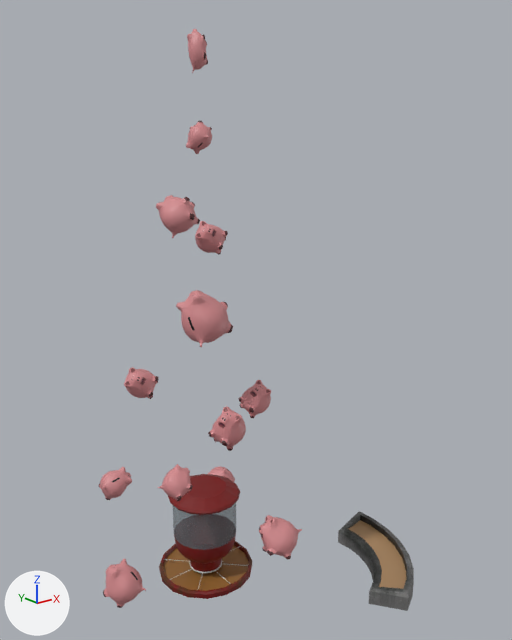
Before and after pictures for a commit that changed the OBJ model OpenGL/model/ufo/pigs.obj.
The view is the same before and after, from a camera (50 mm lens) standing at (-50.3, -74.7, 6.6) and looking at (9.8, 0.4, -23.5). Every picture has the same lights, and +X, +Y and +Z are marked at lower left. Where no turn or scale is listed for an object, it has been applied to the vertices. Vertices at the same position are counted once.

Script lines for the objects in view, before the commit:
```python
me_pig_pig_0 = bpy.data.meshes.new('Pig_Pig_0')
me_pig_pig_0.from_pydata(...)  # 10125 vertices, 20000 faces; spans x -16.4..29.5, y -22.7..27.7, z -63.5..14.3
me_pig_pig_0.materials.append(mat_material_3)
ob_pig_pig_0 = bpy.data.objects.new('Pig_Pig_0', me_pig_pig_0)
ob_pig_pig_0.location = (0.0, 0.0, 0.0)
```
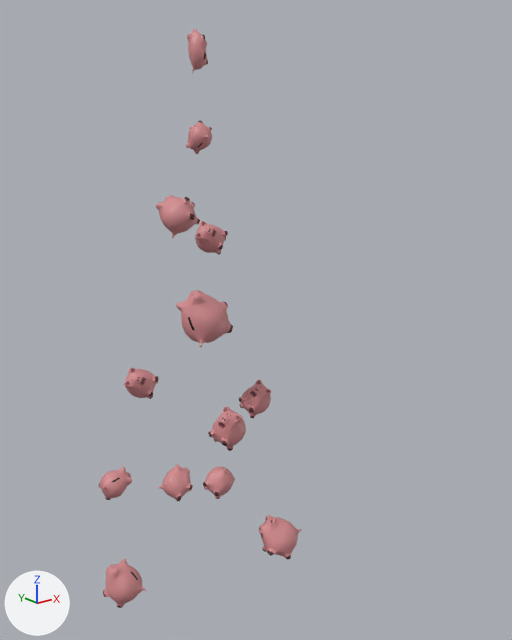
The newer file is also turned or shifted as a whole; pictures and numbers use the older file's frame.

Boxes [x1, y1, x2, y2] around the edits, measured in the pictures (512 x 640 px):
'Pig_Pig_0', reshaped (35% narrower): before [99, 29, 414, 611]; after [99, 29, 302, 608]
part 1 of me_pig_pig_0, deleted: before [159, 474, 414, 611]

Edits to the bpy script that builds the scene:
```text
Change me_pig_pig_0:
    used by ob_pig_pig_0; location = (0.0, 0.0, 0.0)
    remove me_pig_pig_0.from_pydata(...)  # 10125 vertices, 20000 faces; spans x -16.4..29.5, y -22.7..27.7, z -63.5..14.3
    add me_pig_pig_0.from_pydata(...)  # 9516 vertices, 18980 faces; spans x -16.4..14.0, y -14.9..27.7, z -59.5..14.3
    me_pig_pig_0 part 1: 11 loose pieces with 609 vertices, spanning x -6.8..29.5, y -22.7..6.8, z -63.5..-46.3, are deleted
```
